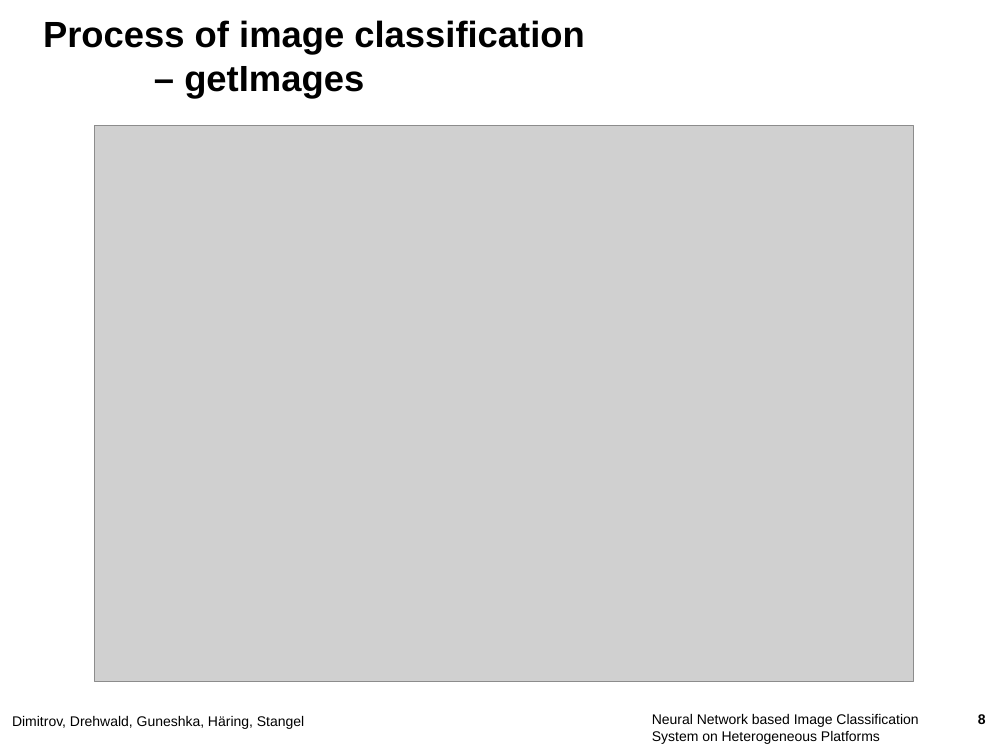
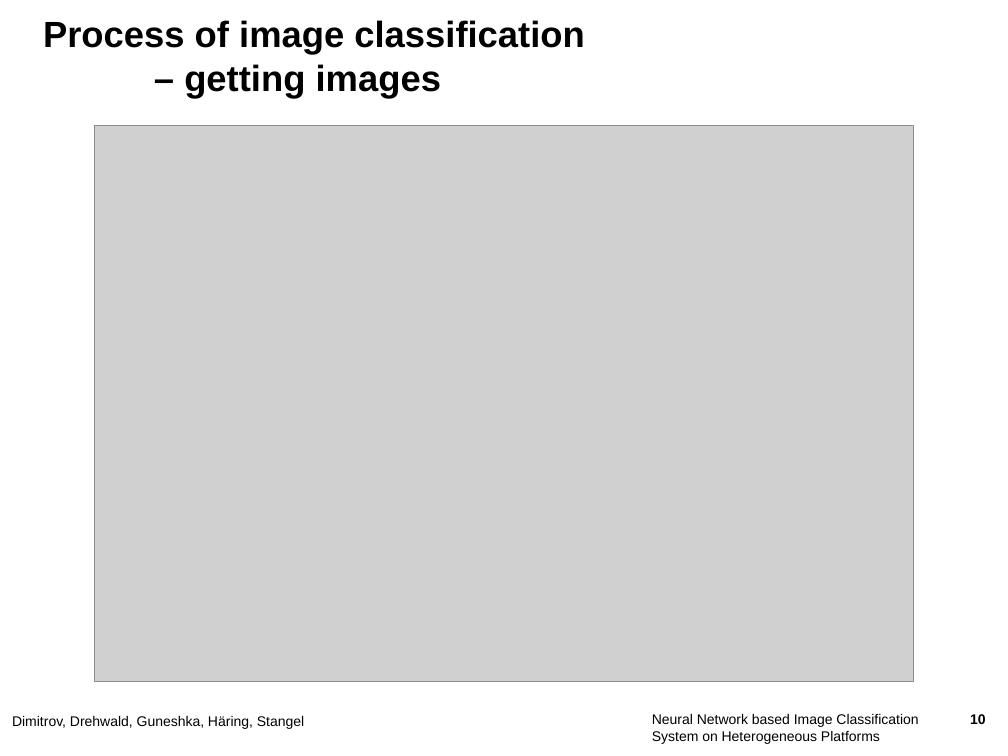
Before and after one commit to JohannesHaering/PSE, a slide deck: slide 10 of DesignPhase/colloqium_design.pptx (slide 8 before the commit). Drawn at 1008x756 pixels with LibreOffice and Linux fonts; fonts in the diff are those of the drawing; grey boxes stand for pictures; background and template pictures are left out. Boxes give left, top, right and bottom in pixels: in the first picture for what was removed or moved away, otherwise in the second. Text is boxed around its words. In the diff, an @@ line names an element or a change of style, - is before the commit and + after.

```diff
--- a/DesignPhase/colloqium_design.pptx
+++ b/DesignPhase/colloqium_design.pptx
@@ title at bbox=[43, 20, 584, 98]: text changed @@
-Process of image classification
-– getImages
+Process of image classification
+– getting images
@@ page number at bbox=[970, 714, 986, 724]: text changed @@
-8
+10
```
Also in this commit, not shown: 6 other slides changed, 2 slides added, 7 other files.
